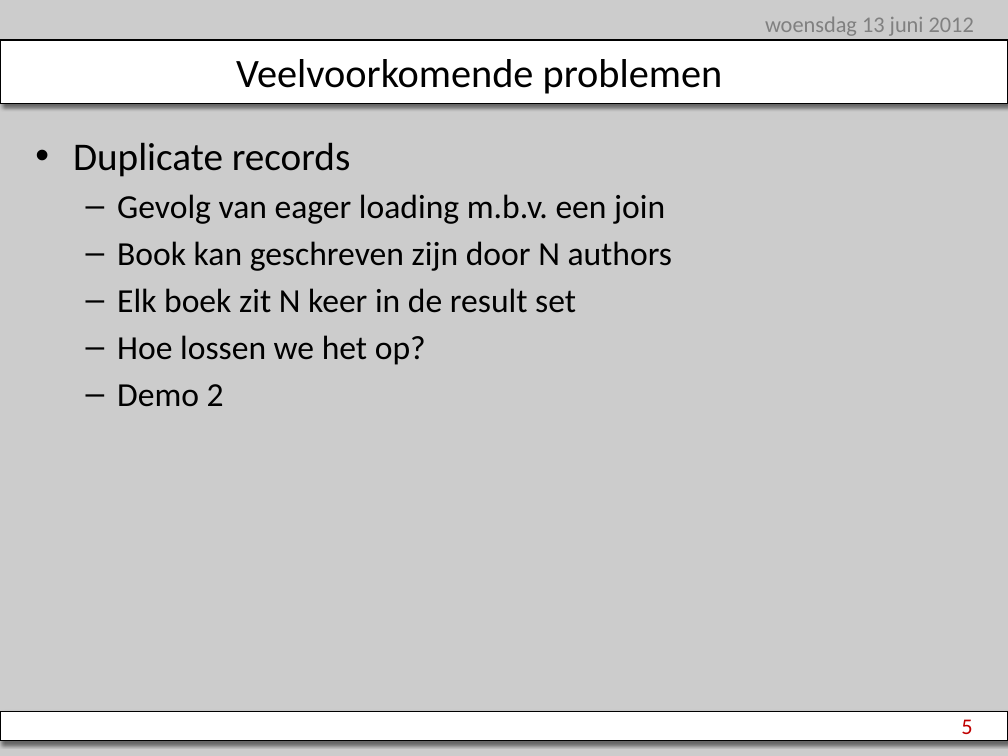
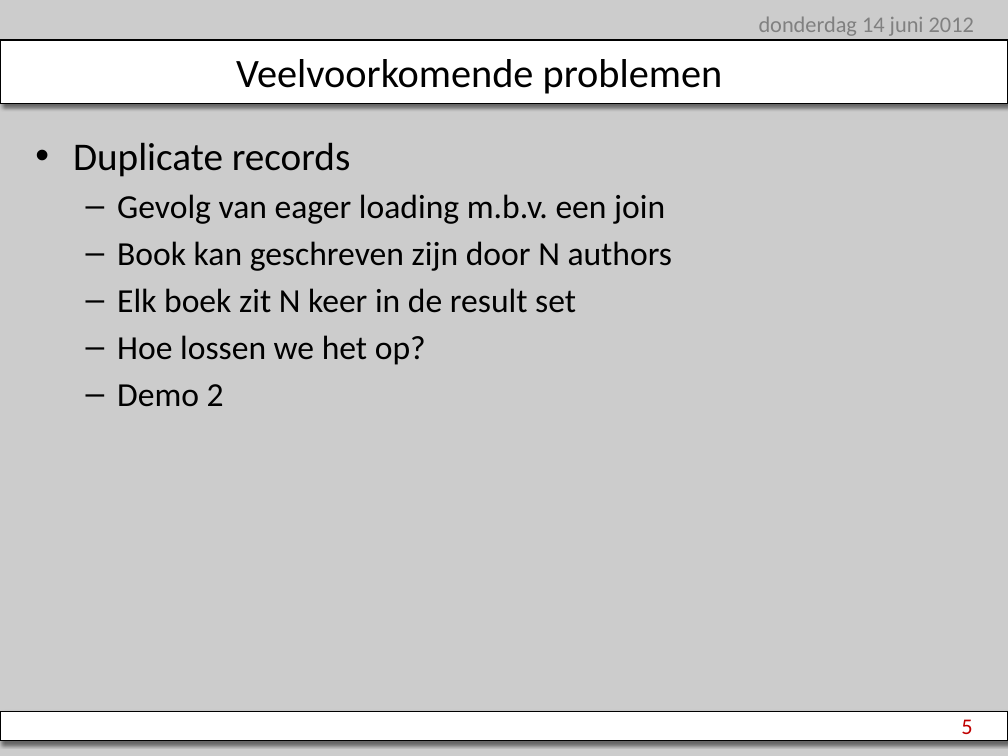
Before and after one commit to stevenlauwers22/NHibernate.QFrameBootcamp, a slide deck: slide 5 of NHibernateCourse.pptx. Drawn at 1008x756 pixels with LibreOffice and Linux fonts; fonts in the diff are those of the drawing; background and template pictures are left out. Boxes give left, top, right and bottom in pixels: in the first picture for what was removed or moved away, otherwise in the second. Text is boxed around its words. In the diff, an @@ line names an element or a change of style, - is before the commit and + after.

```diff
--- a/NHibernateCourse.pptx
+++ b/NHibernateCourse.pptx
@@ text at (759, 16, 974, 36): text changed @@
-woensdag 13 juni 2012
+donderdag 14 juni 2012
```
Also in this commit, not shown: 11 other slides changed, 15 other files.
